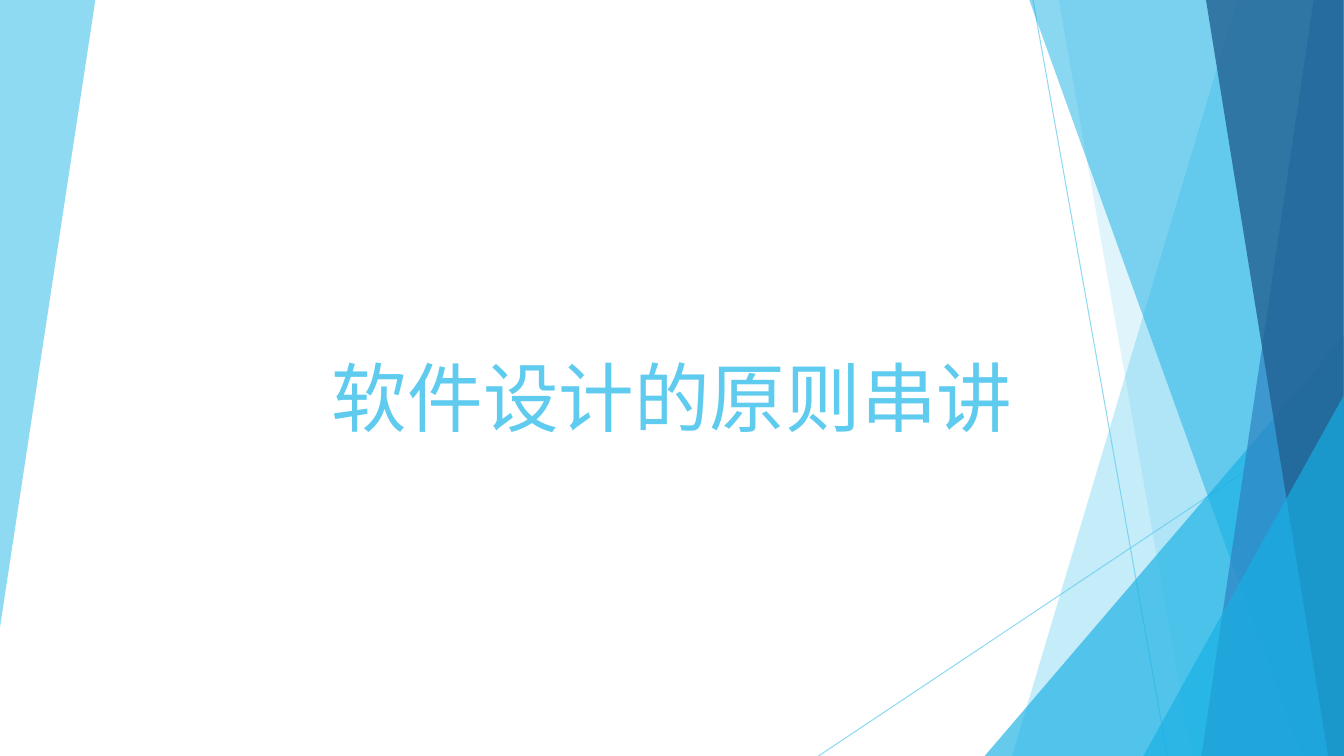
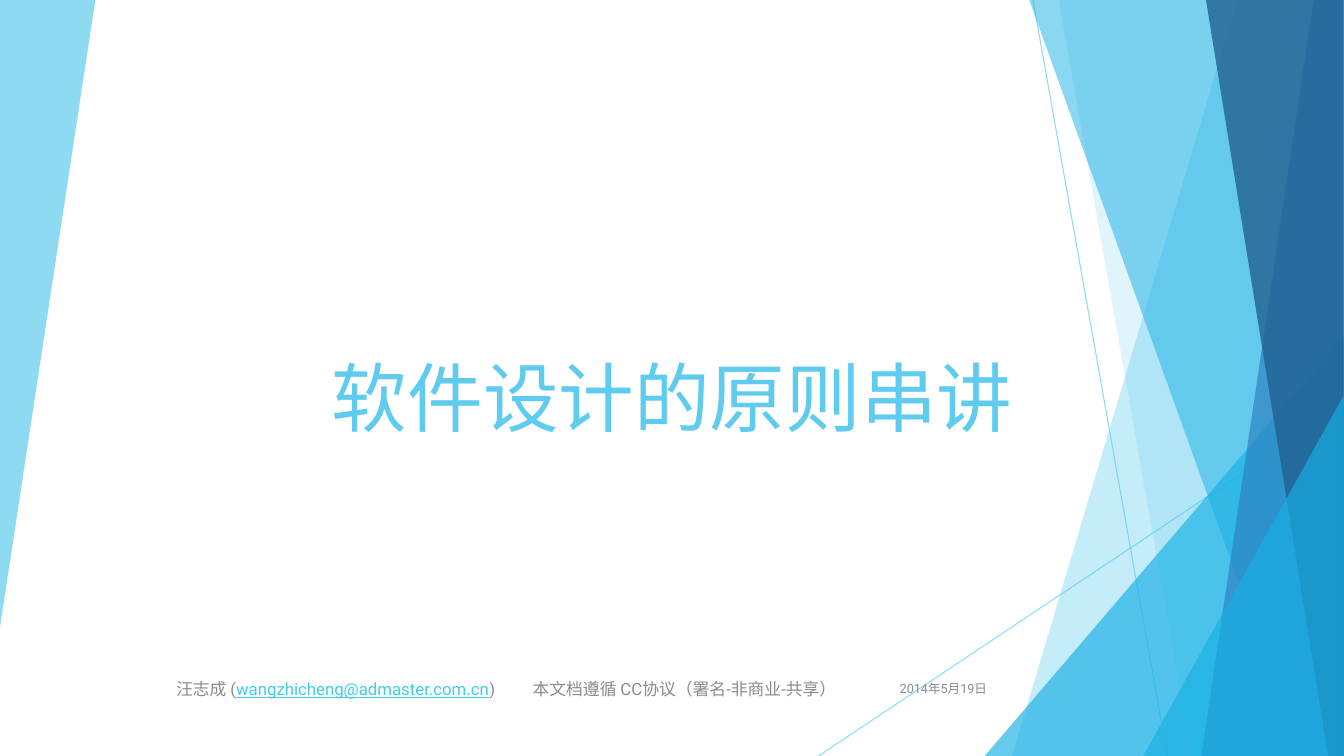
Before and after one commit to jingyanjiaoliu/others, a slide deck: slide 1 of Angular系列讲座 - 软件设计的原则串讲.pptx. Drawn at 1344x756 pixels with LibreOffice and Linux fonts; fonts in the diff are those of the drawing. Boxes give left, top, right and bottom in pixels: in the first picture for what was removed or moved away, otherwise in the second. Text is boxed around its words. In the diff, an @@ line names an element or a change of style, - is before the commit and + after.

```diff
--- a/Angular系列讲座 - 软件设计的原则串讲.pptx
+++ b/Angular系列讲座 - 软件设计的原则串讲.pptx
@@ text added at [176,681,836,699], 12 pt, text #3FCDE7, underline @@
+汪志成 (wangzhicheng@admaster.com.cn) 本文档遵循 CC协议（署名-非商业-共享）
@@ text added at [900,682,987,698], 9 pt, text #8C8C8C @@
+2014年5月19日
```
Also in this commit, not shown: 3 other slides changed, 2 slides added, 11 other files.
